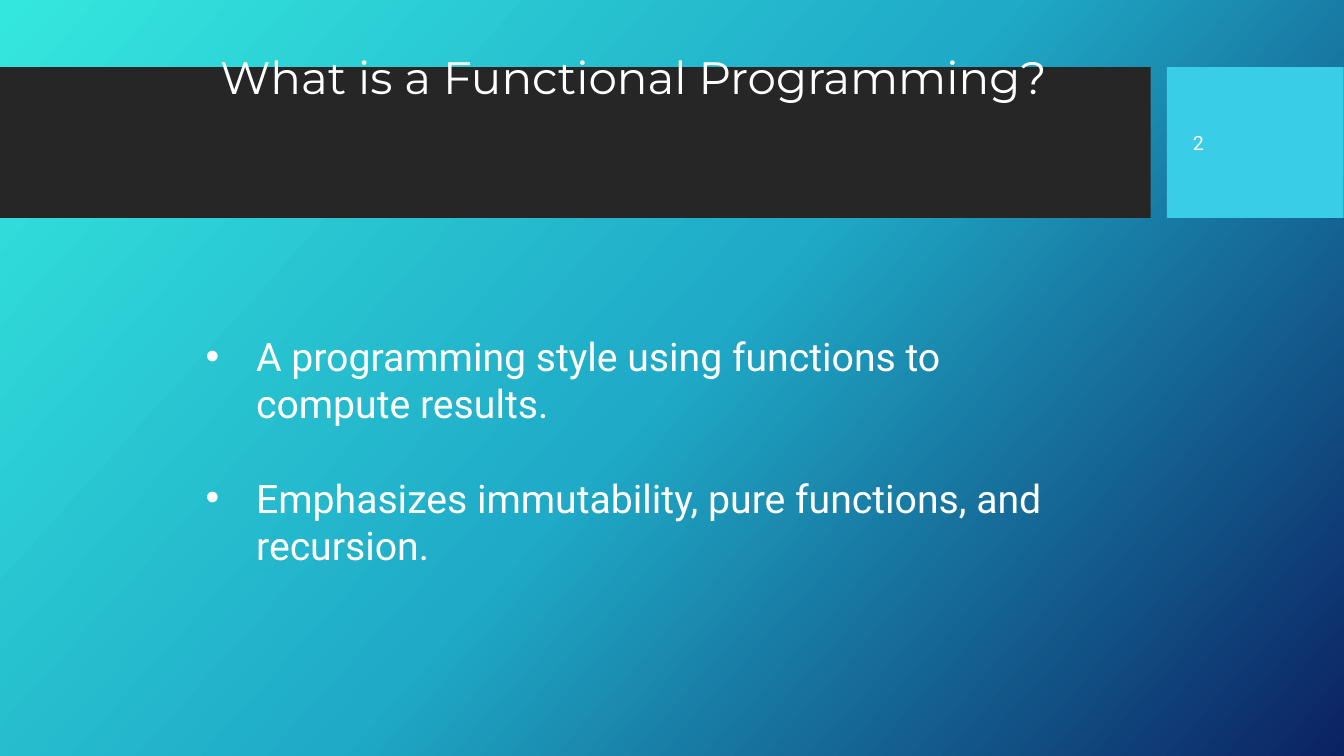
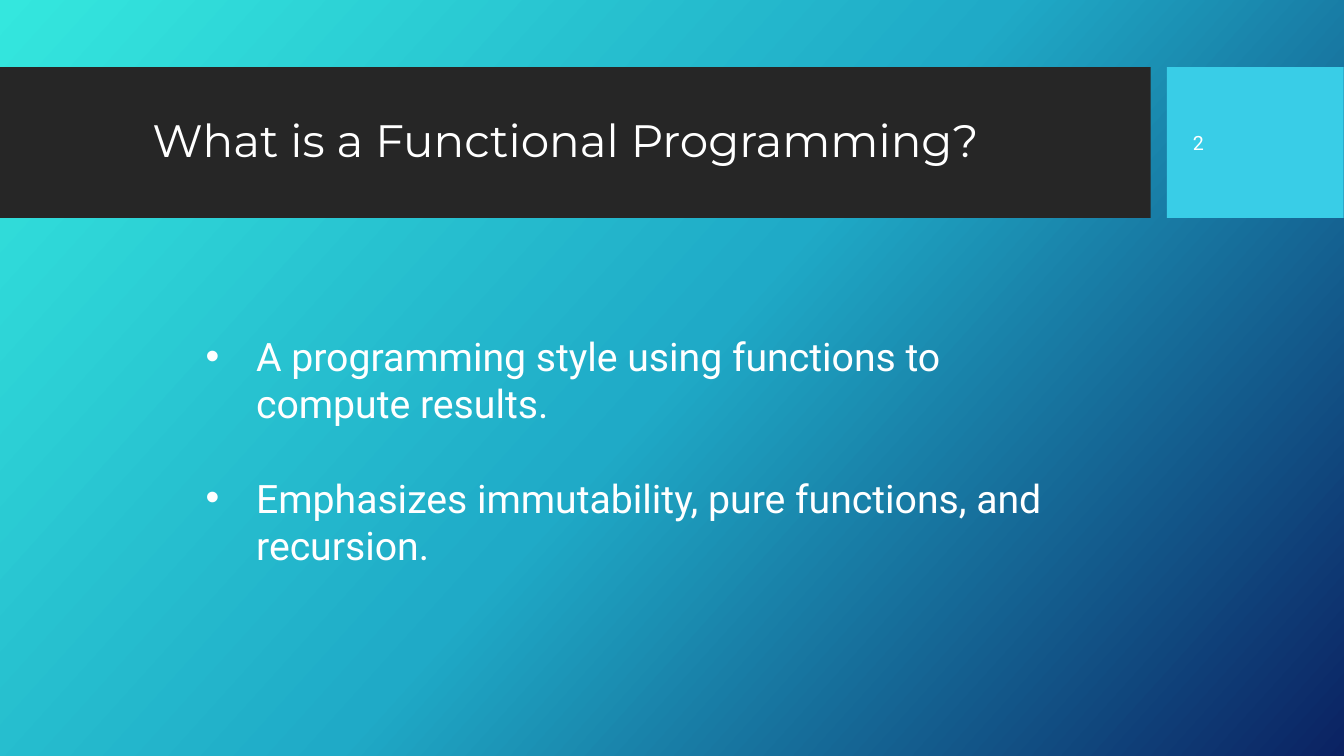
Before and after one commit to Fun-Prog-26/fun-prog-26, a slide deck: slide 3 of topic02-first-steps/unit-02a-lectures/talk-1/a-introduction-to-haskell.pptx. Drawn at 1344x756 pixels with LibreOffice and Linux fonts; fonts in the diff are those of the drawing; background and template pictures are left out. Boxes give left, top, right and bottom in pixels: in the first picture for what was removed or moved away, otherwise in the second. Text is boxed around its words. In the diff, an @@ line names an element or a change of style, - is before the commit and + after.

```diff
--- a/topic02-first-steps/unit-02a-lectures/talk-1/a-introduction-to-haskell.pptx
+++ b/topic02-first-steps/unit-02a-lectures/talk-1/a-introduction-to-haskell.pptx
@@ title "What is a Functional Programming?" rewrapped from (x1=220, y1=50, x2=1047, y2=103) to (x1=152, y1=123, x2=979, y2=166) @@
```
Also in this commit, not shown: 4 other slides changed, 5 slides added, 1 slide removed, 4 other files.
